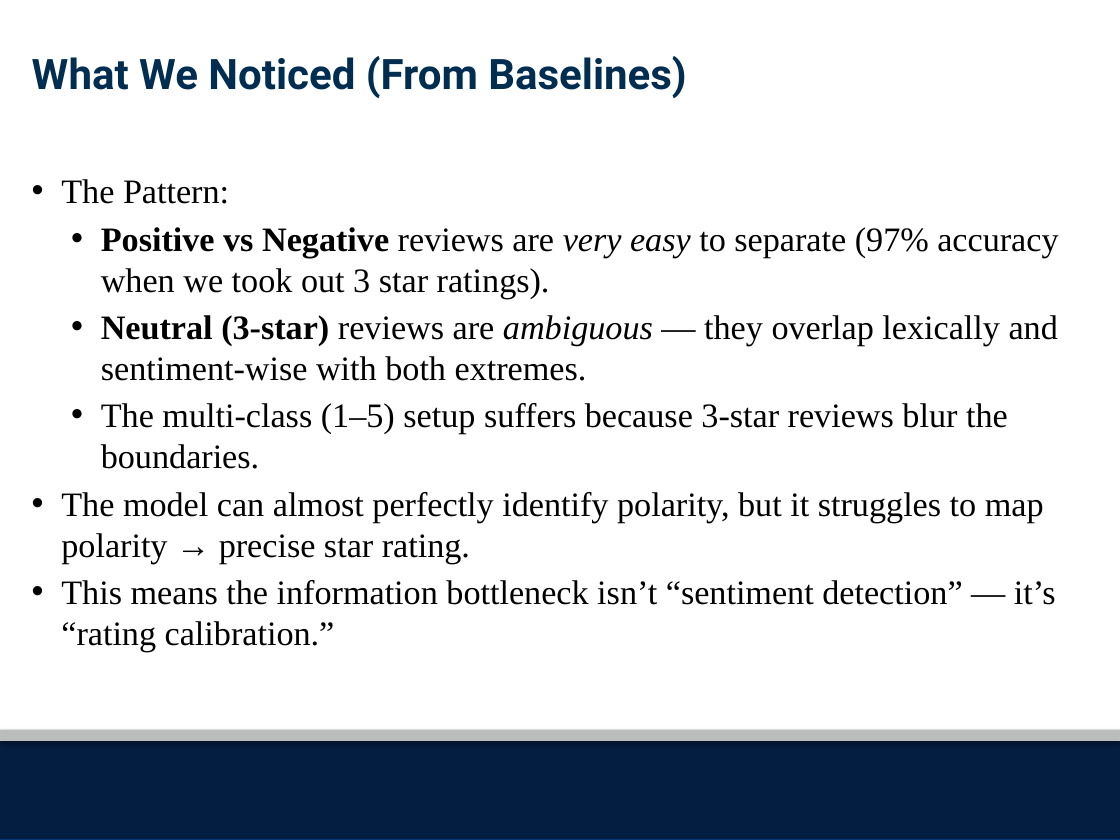
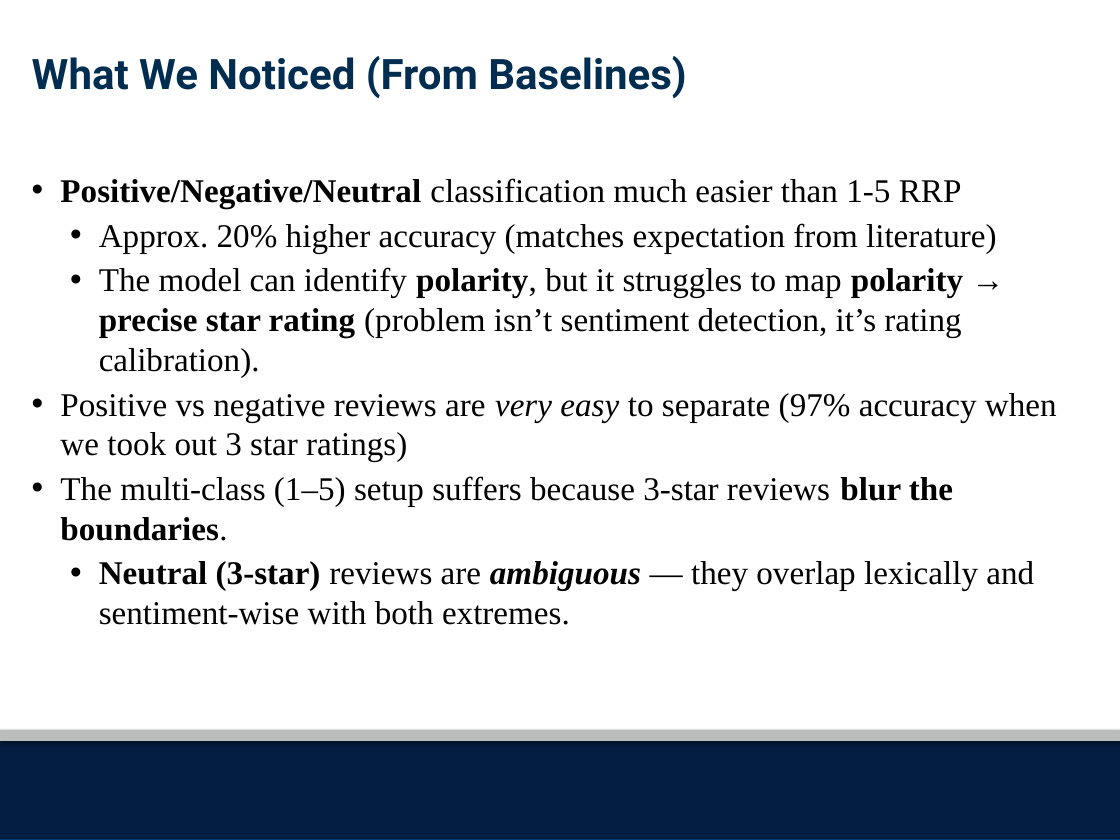
Before and after one commit to julia-sober/COSC-5540-Yelp-Review-Sentiment-Analysis, a slide deck: slide 6 of Phase2-Project-Proposal/Presentation/ACTUAL_FINAL_PRESENTATIONv2.pptx. Drawn at 1120x840 pixels with LibreOffice and Linux fonts; fonts in the diff are those of the drawing; background and template pictures are left out. Boxes give left, top, right and bottom in pixels: in the first picture for what was removed or moved away, otherwise in the second. Text is boxed around its words. In the diff, an @@ line names an element or a change of style, - is before the commit and + after.

Commit message:
Finish presentation

```diff
--- a/Phase2-Project-Proposal/Presentation/ACTUAL_FINAL_PRESENTATIONv2.pptx
+++ b/Phase2-Project-Proposal/Presentation/ACTUAL_FINAL_PRESENTATIONv2.pptx
@@ text at (60,178,1057,541): text changed; size 22 to 21.3 pt @@
-• The Pattern:
-  • Positive vs Negative reviews are very easy to separate (97% accuracy when we took out 3 star ratings).
+• Positive/Negative/Neutral classification much easier than 1-5 RRP
+  • Approx. 20% higher accuracy (matches expectation from literature)
+  • The model can identify polarity, but it struggles to map polarity → precise star rating (problem isn’t sentiment detection, it’s rating calibration).
+• Positive vs negative reviews are very easy to separate (97% accuracy when we took out 3 star ratings)
+• The multi-class (1–5) setup suffers because 3-star reviews blur the boundaries.
@@ text at (61,403,1056,652): paragraphs removed @@
-  • The multi-class (1–5) setup suffers because 3-star reviews blur the boundaries.
-• The model can almost perfectly identify polarity, but it struggles to map polarity → precise star rating.
-• This means the information bottleneck isn’t “sentiment detection” — it’s “rating calibration.”
@@ text at (99,561,1034,625): size 22 to 21.3 pt in "Neutral (3-star) reviews are ambiguous — they ..."; bold on in "ambiguous"; indent changed; less space between paragraphs @@
```
Also in this commit, not shown: 1 other slide changed, 1 slide added, 2 slides removed, 5 other files.
